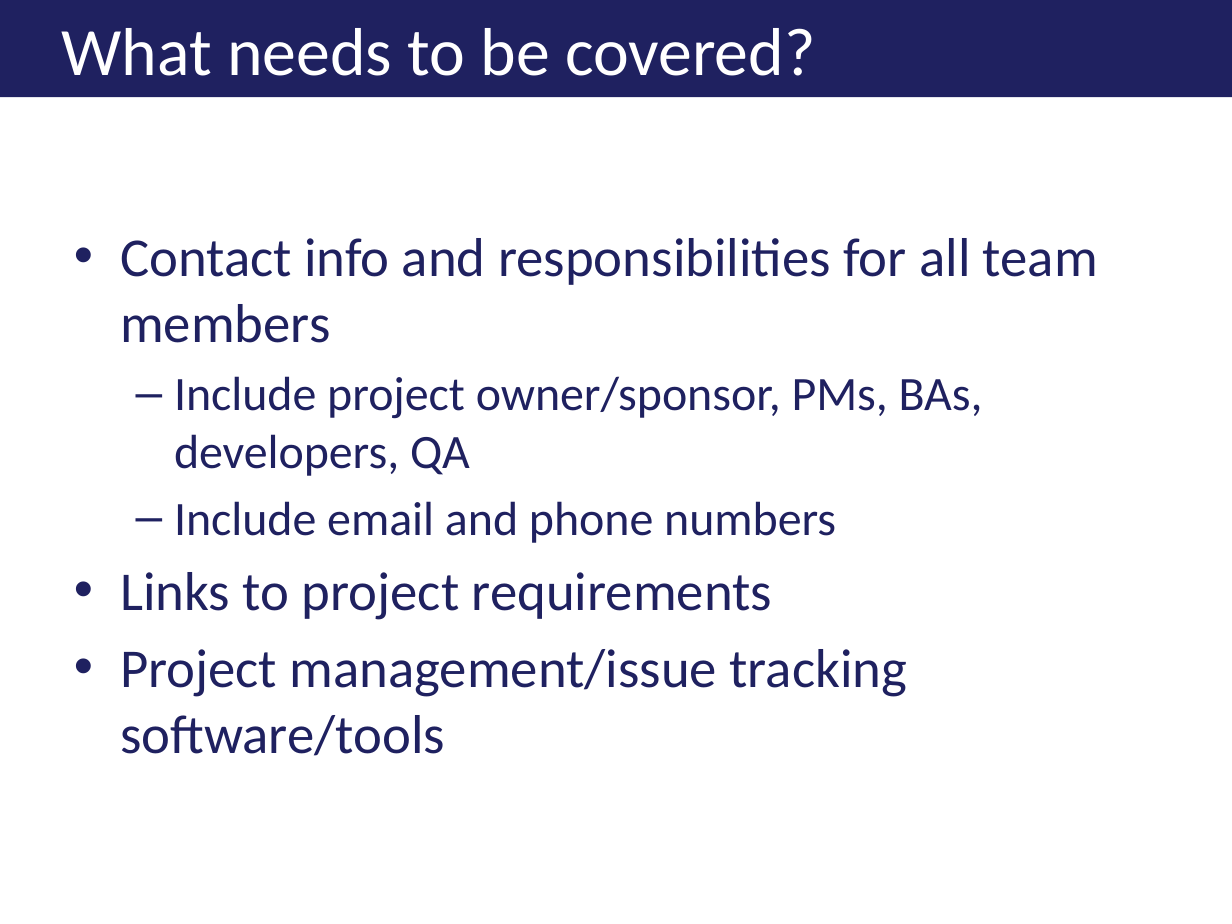
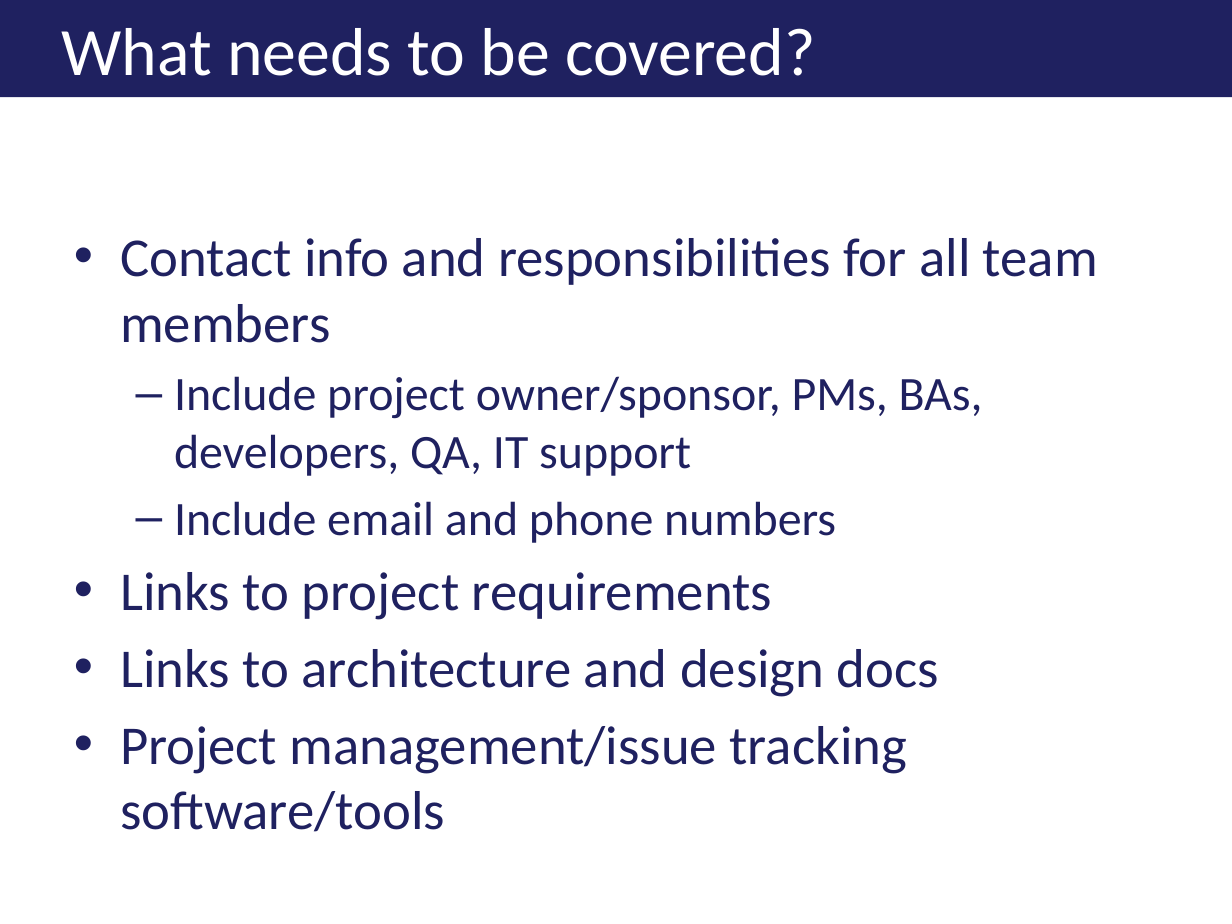
Before and after one commit to jkwuc89/Presentations, a slide deck: slide 7 of Effectively Documenting your Development Project.pptx. Drawn at 1232x924 pixels with LibreOffice and Linux fonts; fonts in the diff are those of the drawing; background and template pictures are left out. Boxes give left, top, right and bottom in pixels: in the first picture for what was removed or moved away, otherwise in the second. Text is boxed around its words. In the diff, an @@ line names an element or a change of style, - is before the commit and + after.

```diff
--- a/Effectively Documenting your Development Project.pptx
+++ b/Effectively Documenting your Development Project.pptx
@@ text at (174,376,983,476): text changed @@
-  – Include project owner/sponsor, PMs, BAs, developers, QA
+  – Include project owner/sponsor, PMs, BAs, developers, QA, IT support
@@ text at (120,649,939,697): paragraph added @@
+• Links to architecture and design docs
```
Also in this commit, not shown: 6 other slides changed, 1 slide added, 1 other file.
